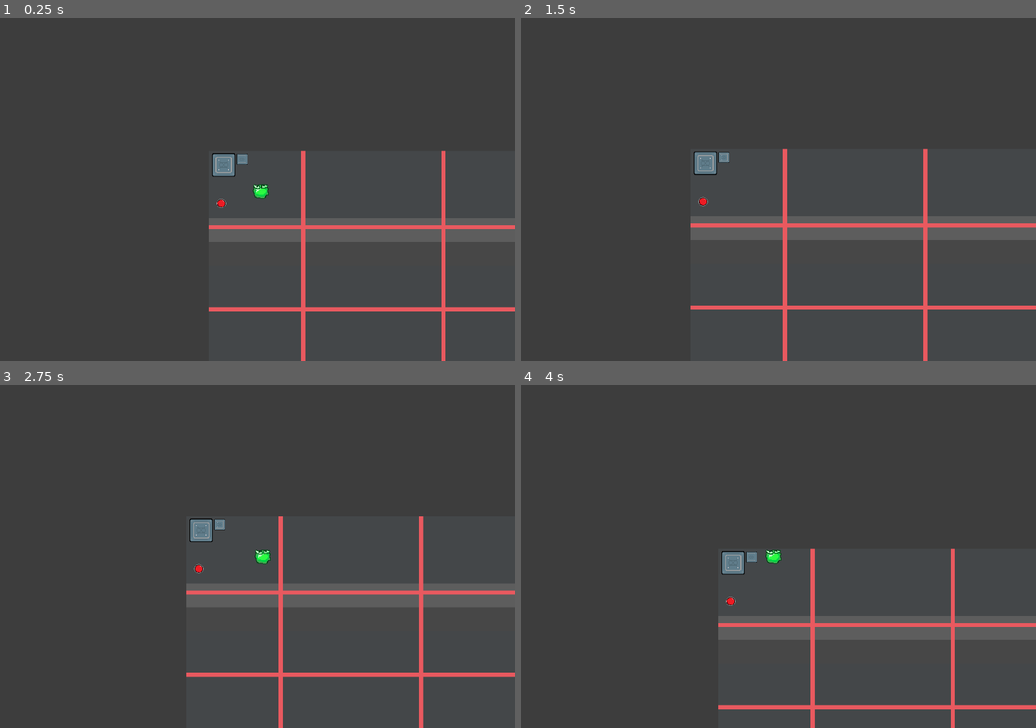
Above: before the commit, frames 1-4 (two rows, left to right).
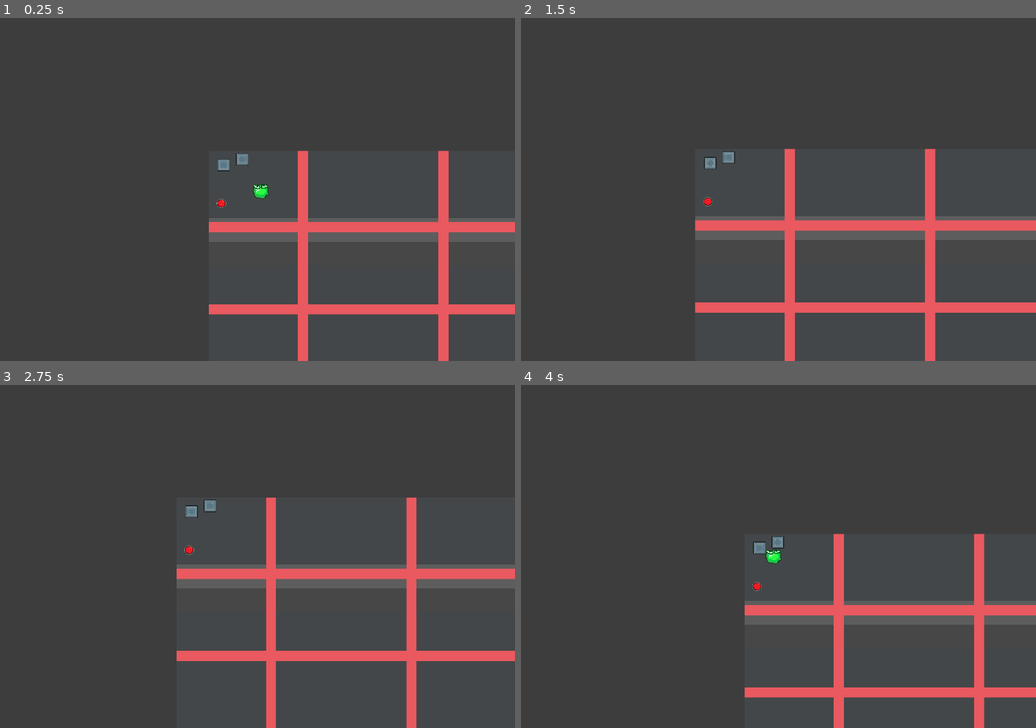
Above: after the commit, the same moments.

Repository: mEthan-e/BrainlessGameJam
Game: Godot game, scene res://Scenes/Levels/level_3.tscn
Two runs of this game, one before a commit and one after it. Both use one fixed random seed, a clock stepped at 60 frames per second and the inputs below. This scene is started directly instead of the project's main scene.
Inputs (mouse positions are in pixels of both pictures, inside the frame that each line leads up to):
- Up to frame 1 (0.25 s): no input
- Up to frame 2 (1.5 s): move the mouse to (891, 172) at 0.52 s; hold D (right) 0.53-1.28 s; tap Q (merge) at 0.6, 1.35 s; move the mouse to (675, 206) at 1.27 s; hold S (down) from 1.28 s (still down)
- Up to frame 3 (2.75 s): move the mouse to (309, 481) at 2.02 s; release S (down) at 2.03 s; hold D (right) from 2.03 s (still down); right-click (309, 481) at 2.1 s; tap Q (merge) at 2.3 s
- Up to frame 4 (4 s): move the mouse to (752, 625) at 2.77 s; release D (right) at 2.78 s; hold W (up) 2.78-3.53 s; tap E (split) at 2.85 s; tap Q (merge) at 3.05, 3.6 s; move the mouse to (933, 607) at 3.52 s; hold A (left) from 3.53 s (still down)

The runs differ from the first frame. In frame 1, 3.8% of the frame differs, in the area x 40-100%, y 38-100%; in frame 2, 5.2%; in frame 3, 11%, in the area x 34-100%, y 32-100%; in frame 4, 8.9%.

Commit message:
some shi idk

Diff:
--- a/brainless-game-jam-game/Scenes/Essentials/level_end.tscn
+++ b/brainless-game-jam-game/Scenes/Essentials/level_end.tscn
@@ -1,6 +1,6 @@
 [gd_scene format=3 uid="uid://c4gea8rsk3h2e"]
 
-[ext_resource type="Script" uid="uid://dh7eyt4cgcqml" path="res://level_end_trigger.gd" id="1_btf5b"]
+[ext_resource type="Script" uid="uid://dh7eyt4cgcqml" path="res://Scripts/level_end_trigger.gd" id="1_btf5b"]
 [ext_resource type="AudioStream" uid="uid://bqbwtig048jwh" path="res://Sounds/Win sfx.mp3" id="2_11hq4"]
 [ext_resource type="Texture2D" uid="uid://b8ex1eteitdpp" path="res://Textures/pixil-frame-0_n2.png" id="2_cfjvi"]
 
--- a/brainless-game-jam-game/Scenes/Essentials/testPlayer.tscn
+++ b/brainless-game-jam-game/Scenes/Essentials/testPlayer.tscn
@@ -6,6 +6,9 @@
 
 [sub_resource type="RectangleShape2D" id="RectangleShape2D_pb32r"]
 size = Vector2(126, 128)
+
+[sub_resource type="CircleShape2D" id="CircleShape2D_pb32r"]
+radius = 500.0
 
 [node name="TestPlayer" type="CharacterBody2D" unique_id=1252202136]
 script = ExtResource("1_4oi1l")
@@ -30,4 +33,11 @@
 stream = ExtResource("3_an1bf")
 volume_db = 18.0
 
+[node name="Area2D" type="Area2D" parent="." unique_id=554409958]
+
+[node name="CollisionShape2D" type="CollisionShape2D" parent="Area2D" unique_id=2139164616]
+shape = SubResource("CircleShape2D_pb32r")
+
 [connection signal="pressed" from="Button" to="." method="_on_button_pressed"]
+[connection signal="body_entered" from="Area2D" to="." method="_on_body_entered"]
+[connection signal="body_exited" from="Area2D" to="." method="_on_body_exited"]
--- a/brainless-game-jam-game/Scenes/LevelDesign/Decor/crate.tscn
+++ b/brainless-game-jam-game/Scenes/LevelDesign/Decor/crate.tscn
@@ -2,13 +2,18 @@
 
 [ext_resource type="Texture2D" uid="uid://bj8iqn5mjju3f" path="res://Textures/pixil-frame-0 (3).png" id="1_j0jcj"]
 
-[sub_resource type="RectangleShape2D" id="RectangleShape2D_pb32r"]
-size = Vector2(30, 30)
+[sub_resource type="RectangleShape2D" id="RectangleShape2D_j7oc2"]
+size = Vector2(90, 90)
 
-[node name="Crate" type="Sprite2D" unique_id=71095225]
+[node name="RigidBody2D" type="RigidBody2D" unique_id=1380601630 groups=["crate"]]
+collision_layer = 4
+collision_mask = 5
+gravity_scale = 0.0
+linear_damp = 50.0
+
+[node name="Sprite2D" type="Sprite2D" parent="." unique_id=487900648]
+scale = Vector2(3, 3)
 texture = ExtResource("1_j0jcj")
 
-[node name="StaticBody2D" type="StaticBody2D" parent="." unique_id=2080900443]
-
-[node name="CollisionShape2D" type="CollisionShape2D" parent="StaticBody2D" unique_id=468721556]
-shape = SubResource("RectangleShape2D_pb32r")
+[node name="CollisionShape2D" type="CollisionShape2D" parent="." unique_id=1788781120]
+shape = SubResource("RectangleShape2D_j7oc2")
--- a/brainless-game-jam-game/Scenes/LevelDesign/bridge.tscn
+++ b/brainless-game-jam-game/Scenes/LevelDesign/bridge.tscn
@@ -27,5 +27,6 @@
 stream = ExtResource("2_rn56h")
 
 [connection signal="area_entered" from="." to="." method="_on_area_entered"]
+[connection signal="area_exited" from="." to="." method="_on_area_exited"]
 [connection signal="body_entered" from="." to="." method="_on_body_entered"]
 [connection signal="body_exited" from="." to="." method="_on_body_exited"]
--- a/brainless-game-jam-game/Scenes/LevelDesign/button.tscn
+++ b/brainless-game-jam-game/Scenes/LevelDesign/button.tscn
@@ -15,6 +15,7 @@
 pressed_texture = ExtResource("3_smycg")
 
 [node name="Area2D" type="Area2D" parent="." unique_id=445931652]
+collision_mask = 5
 
 [node name="Button" type="Sprite2D" parent="Area2D" unique_id=816067832]
 scale = Vector2(2.359375, 2.359375)
--- a/brainless-game-jam-game/Scenes/LevelDesign/laser.tscn
+++ b/brainless-game-jam-game/Scenes/LevelDesign/laser.tscn
@@ -4,8 +4,8 @@
 [ext_resource type="Script" uid="uid://bkixssqkvq0xr" path="res://Scripts/laser.gd" id="1_jcuu2"]
 [ext_resource type="AudioStream" uid="uid://cy05o178pthas" path="res://Sounds/death sfx.mp3" id="3_x1mws"]
 
-[sub_resource type="SeparationRayShape2D" id="SeparationRayShape2D_pb32r"]
-length = 50.0
+[sub_resource type="RectangleShape2D" id="RectangleShape2D_8psqp"]
+size = Vector2(10, 50)
 
 [node name="StaticBody2D" type="StaticBody2D" unique_id=1983723932]
 script = ExtResource("1_jcuu2")
@@ -15,10 +15,10 @@
 death_sfx = ExtResource("3_x1mws")
 
 [node name="CollisionShape2D" type="CollisionShape2D" parent="Area2D" unique_id=1830965052]
+position = Vector2(25, 0)
 rotation = -1.5707964
-shape = SubResource("SeparationRayShape2D_pb32r")
+shape = SubResource("RectangleShape2D_8psqp")
 
 [node name="Line2D" type="Line2D" parent="." unique_id=1916426910]
 points = PackedVector2Array(0, 0, 50, 0)
-width = 4.0
 default_color = Color(0.9115605, 0.35008866, 0.37195015, 1)
--- a/brainless-game-jam-game/Scenes/Levels/level_1.tscn
+++ b/brainless-game-jam-game/Scenes/Levels/level_1.tscn
@@ -11,6 +11,7 @@
 [ext_resource type="PackedScene" uid="uid://hcrff8lxfag8" path="res://Scenes/LevelDesign/Logic/logic_and.tscn" id="7_jv26f"]
 [ext_resource type="PackedScene" uid="uid://0urms2owumdv" path="res://Scenes/LevelDesign/bridge.tscn" id="7_u5ghp"]
 [ext_resource type="PackedScene" uid="uid://v2jd0sqgmbp1" path="res://Scenes/Levels/level_2.tscn" id="9_u5ghp"]
+[ext_resource type="PackedScene" uid="uid://ddnfk0p6mq6mg" path="res://Scenes/LevelDesign/Decor/crate.tscn" id="12_afv7b"]
 
 [node name="level1" type="Node2D" unique_id=420048108]
 
@@ -95,14 +96,6 @@
 [node name="Button3" parent="." unique_id=915877954 instance=ExtResource("6_5f3p6")]
 position = Vector2(2770, 315)
 
-[node name="LevelEnd" parent="." unique_id=992756739 instance=ExtResource("3_5f3p6")]
-position = Vector2(4094, 566)
-scale = Vector2(1.0474361, 1.0474361)
-next_level = ExtResource("9_u5ghp")
-
-[node name="TestPlayer" parent="." unique_id=1252202136 instance=ExtResource("4_jv26f")]
-position = Vector2(29, 363)
-
 [node name="Wall3" parent="." unique_id=565493706 instance=ExtResource("1_cyadu")]
 position = Vector2(-172, 2478)
 rotation = -1.5707964
@@ -113,6 +106,20 @@
 rotation = 1.5707964
 scale = Vector2(2.56, 2.56)
 
+[node name="RigidBody2D" parent="." unique_id=1380601630 instance=ExtResource("12_afv7b")]
+position = Vector2(373, 919)
+
+[node name="RigidBody2D2" parent="." unique_id=1910398603 instance=ExtResource("12_afv7b")]
+position = Vector2(382, 364)
+
+[node name="LevelEnd" parent="." unique_id=992756739 instance=ExtResource("3_5f3p6")]
+position = Vector2(4094, 566)
+scale = Vector2(1.0474361, 1.0474361)
+next_level = ExtResource("9_u5ghp")
+
+[node name="TestPlayer" parent="." unique_id=1252202136 instance=ExtResource("4_jv26f")]
+position = Vector2(29, 363)
+
 [connection signal="button_pressed" from="Button4" to="LogicAnd" method="input_a_trigger"]
 [connection signal="button_pressed" from="Button5" to="LogicAnd" method="input_b_trigger"]
 [connection signal="and_triggered" from="LogicAnd" to="MainDoor" method="extend" binds= [10.0]]
--- a/brainless-game-jam-game/Scenes/Levels/level_2.tscn
+++ b/brainless-game-jam-game/Scenes/Levels/level_2.tscn
@@ -11,7 +11,6 @@
 [ext_resource type="PackedScene" uid="uid://0urms2owumdv" path="res://Scenes/LevelDesign/bridge.tscn" id="6_blpqv"]
 [ext_resource type="PackedScene" uid="uid://g74nmkvwaple" path="res://Scenes/LevelDesign/laser.tscn" id="9_blpqv"]
 [ext_resource type="PackedScene" uid="uid://c4gea8rsk3h2e" path="res://Scenes/Essentials/level_end.tscn" id="10_1jlnc"]
-[ext_resource type="PackedScene" uid="uid://ddnfk0p6mq6mg" path="res://Scenes/LevelDesign/Decor/crate.tscn" id="11_u40f0"]
 
 [node name="Level2" type="Node2D" unique_id=1093735696]
 
@@ -74,9 +73,9 @@
 
 [node name="LaserEmitter" type="ColorRect" parent="." unique_id=746748104]
 offset_left = 2434.0
-offset_top = 410.0
+offset_top = 387.0
 offset_right = 2474.0
-offset_bottom = 450.0
+offset_bottom = 434.0122
 scale = Vector2(2.24, 3.28)
 color = Color(0.23921569, 0.23921569, 0.23921569, 1)
 
@@ -104,22 +103,6 @@
 scale = Vector2(1.3493396, 1.3493396)
 clone_size_min = 0
 
-[node name="Crate" parent="." unique_id=71095225 instance=ExtResource("11_u40f0")]
-position = Vector2(173, 1218)
-scale = Vector2(10.05052, 10.05052)
-
-[node name="Crate4" parent="." unique_id=1619834688 instance=ExtResource("11_u40f0")]
-position = Vector2(1249, 136)
-scale = Vector2(10.05052, 10.05052)
-
-[node name="Crate2" parent="." unique_id=348538985 instance=ExtResource("11_u40f0")]
-position = Vector2(413, 1312)
-scale = Vector2(4.029351, 4.029351)
-
-[node name="Crate3" parent="." unique_id=389305178 instance=ExtResource("11_u40f0")]
-position = Vector2(2593.9998, 435.00018)
-scale = Vector2(4.029351, 4.029351)
-
 [node name="TestPlayer" parent="." unique_id=1252202136 instance=ExtResource("1_ucdhh")]
 position = Vector2(68.99988, 77.99994)
 
--- a/brainless-game-jam-game/Scenes/Levels/tutorial.tscn
+++ b/brainless-game-jam-game/Scenes/Levels/tutorial.tscn
@@ -100,5 +100,6 @@
 
 [node name="TestPlayer" parent="." unique_id=1252202136 instance=ExtResource("2_302wg")]
 position = Vector2(731, 582)
+collision_layer = 3
 
 [connection signal="button_pressed" from="Button" to="Door" method="extend" binds= [5.0]]
--- a/brainless-game-jam-game/Scripts/bridgeActual.gd
+++ b/brainless-game-jam-game/Scripts/bridgeActual.gd
@@ -36,17 +36,13 @@
 	last_scale = scale.x
 
 func _on_body_exited(body: Node2D) -> void:
-	if(body.is_in_group("players") && !bridge_transfer):
+	if(body.is_in_group("players")):
 		bodys_on_bridge.erase(body)
-		body.on_bridge = false
+		body.on_bridge -= 1
+
 
 
 func _on_body_entered(body: Node2D) -> void:
 	if(body.is_in_group("players")):
-		body.on_bridge = true
+		body.on_bridge += 1
 		bodys_on_bridge.append(body)
-
-
-func _on_area_entered(area: Area2D) -> void:
-	if (area.is_in_group("bridge")):
-		bridge_transfer = true
--- a/brainless-game-jam-game/Scripts/button.gd
+++ b/brainless-game-jam-game/Scripts/button.gd
@@ -11,7 +11,7 @@
 var pressed: bool = false
 
 func _on_body_entered(body: Node2D) -> void:
-	if (body.is_in_group("players") && !pressed):
+	if ((body.is_in_group("players") || body.is_in_group("crate")) && !pressed):
 		current_body = body
 		button.texture = pressed_texture
 		pressed = true
@@ -20,7 +20,7 @@
 
 
 func _on_body_exited(body: Node2D) -> void:
-	if (body.is_in_group("players") && body == current_body):
+	if ((body.is_in_group("players") || body.is_in_group("crate")) && body == current_body):
 		button.texture = basic_texture
 		pressed = false
 		if(!button_off.playing):
--- a/brainless-game-jam-game/Scripts/danger.gd
+++ b/brainless-game-jam-game/Scripts/danger.gd
@@ -1,17 +1,23 @@
 extends Area2D
 
 @export var death_sfx: AudioStream
+var is_dying: bool = false
 
 func _process(delta: float) -> void:
 	var bodies = get_overlapping_bodies()
 	for body in bodies:
 		if (body.is_in_group("players")):
-			if(!body.on_bridge):
-				body.queue_free()
+			if(body.on_bridge <= 0):
+
 				var player = AudioStreamPlayer2D.new()
 				player.stream = death_sfx
 				player.attenuation = 0.0
 				add_child(player)
 				player.play()
-				await get_tree().create_timer(1.0).timeout
+				body.queue_free()
+				if (!is_dying):
+					is_dying = true
+					await get_tree().create_timer(0.5).timeout
+					is_dying = false
+
 				get_tree().reload_current_scene()
--- a/brainless-game-jam-game/Scripts/laser.gd
+++ b/brainless-game-jam-game/Scripts/laser.gd
@@ -9,4 +9,4 @@
 
 func _process(delta: float) -> void:
 	area_2d.monitoring = true
-	line_2d.width = 4.0
+	line_2d.width = 10.0
--- a/brainless-game-jam-game/Scripts/test_player.gd
+++ b/brainless-game-jam-game/Scripts/test_player.gd
@@ -11,7 +11,9 @@
 var id: int = 0
 var id_to_assign: int = 0
 var prev_id: int
-var on_bridge: bool = false
+var on_bridge: int = 0
+var on_lava: bool = false
+var mergeable_dist: bool = false
 
 const SPEED = 400.0
 var direction
@@ -94,7 +96,7 @@
 
 
 		for clone in get_parent().get_children():
-			if (clone.is_in_group("players") && clone.is_in_group(str(id_to_merge))):
+			if (clone.is_in_group("players") && clone.is_in_group(str(id_to_merge)) && clone.mergeable_dist):
 				mergeable = true
 				mean_pos += clone.position
 				print("clone of id %s deleted" % [clone.id])
@@ -150,6 +152,7 @@
 
 
 func _process(delta: float) -> void:
+	on_lava = false
 	manage_split()
 	manage_merge()
 
@@ -160,3 +163,14 @@
 		if clone.is_in_group("players") && clone != self:
 			clone.is_controlling = false
 	# disable other clones control.
+
+
+
+func _on_body_entered(body: Node2D) -> void:
+	if (body.is_in_group("players") && body.id == id):
+		body.mergeable_dist = true
+
+
+func _on_body_exited(body: Node2D) -> void:
+	if (body.is_in_group("players") && body.id == id):
+		body.mergeable_dist = false
--- a/brainless-game-jam-game/project.godot
+++ b/brainless-game-jam-game/project.godot
@@ -14,10 +14,10 @@
 
 [application]
 
-config/name="BrainlessGameJamGame"
+config/name="Slime-tosis"
 run/main_scene="uid://yshxhoanof74"
 config/features=PackedStringArray("4.7", "Mobile")
-config/icon="res://icon.svg"
+config/icon="uid://cx0j1fhufl7gn"
 
 [audio]
 
@@ -36,6 +36,10 @@
 [editor]
 
 movie_writer/movie_file="D:/Github/BrainlessGameJam/brainless-game-jam-game/Recordings/game_recording.ogv"
+
+[global_group]
+
+crate=""
 
 [input]
 
Renamed: brainless-game-jam-game/level_end_trigger.gd -> brainless-game-jam-game/Scripts/level_end_trigger.gd
Renamed: brainless-game-jam-game/level_end_trigger.gd.uid -> brainless-game-jam-game/Scripts/level_end_trigger.gd.uid
Binary file added: brainless-game-jam-game/Slime-tosis.apple-touch-icon.png
Not shown, added: brainless-game-jam-game/Slime-tosis.apple-touch-icon.png.import
Binary file added: brainless-game-jam-game/Slime-tosis.icon.png
Not shown, added: brainless-game-jam-game/Slime-tosis.icon.png.import
Binary file added: brainless-game-jam-game/Slime-tosis.png
Not shown, added: brainless-game-jam-game/Slime-tosis.png.import
Not shown, changed: brainless-game-jam-game/export_presets.cfg
Not shown, added: brainless-game-jam-game/Slime-tosis.audio.position.worklet.js
Not shown, added: brainless-game-jam-game/Slime-tosis.audio.worklet.js
Not shown, added: brainless-game-jam-game/Slime-tosis.js
(and 2 more such lines)
